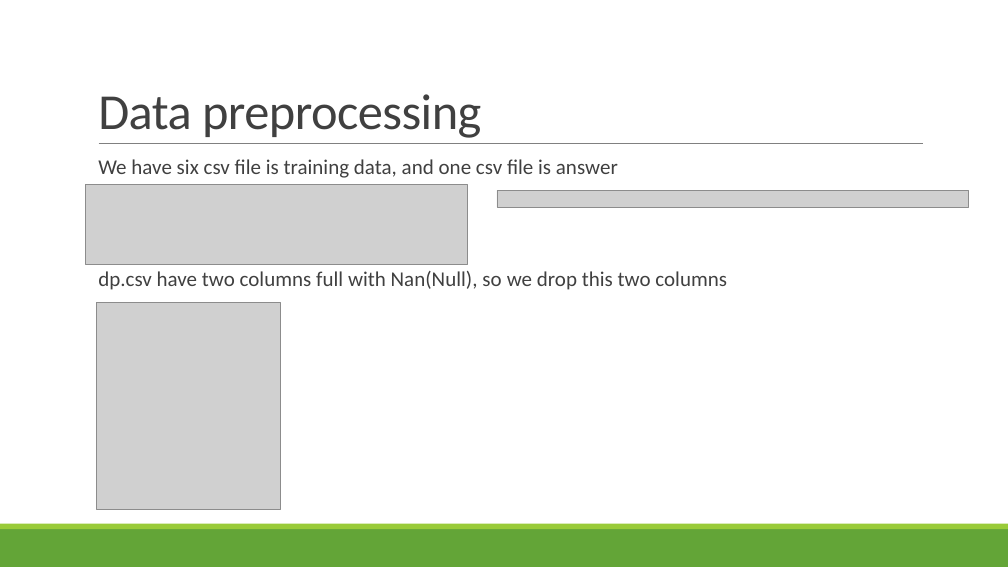
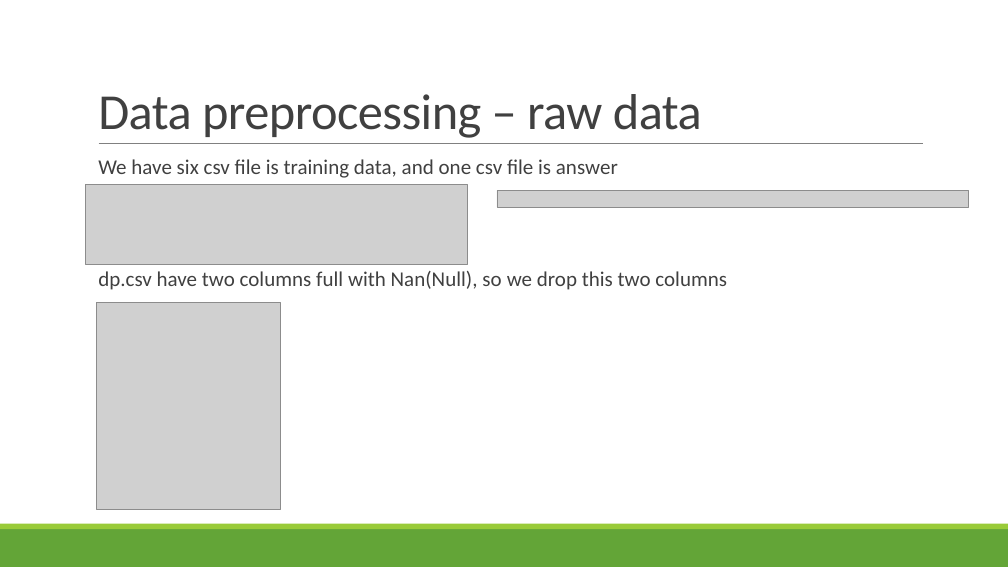
Before and after one commit to KaiTung/Money-laundering-forecast, a slide deck: slide 3 of 期末報告.pptx. Drawn at 1008x567 pixels with LibreOffice and Linux fonts; fonts in the diff are those of the drawing; grey boxes stand for pictures. Boxes give left, top, right and bottom in pixels: in the first picture for what was removed or moved away, otherwise in the second. Text is boxed around its words. In the diff, an @@ line names an element or a change of style, - is before the commit and + after.

```diff
--- a/期末報告.pptx
+++ b/期末報告.pptx
@@ title at (x1=98, y1=94, x2=702, y2=138): text changed @@
-Data preprocessing
+Data preprocessing – raw data
```
Also in this commit, not shown: 2 other slides changed, 4 slides added, 1 slide removed, 3 other files.
